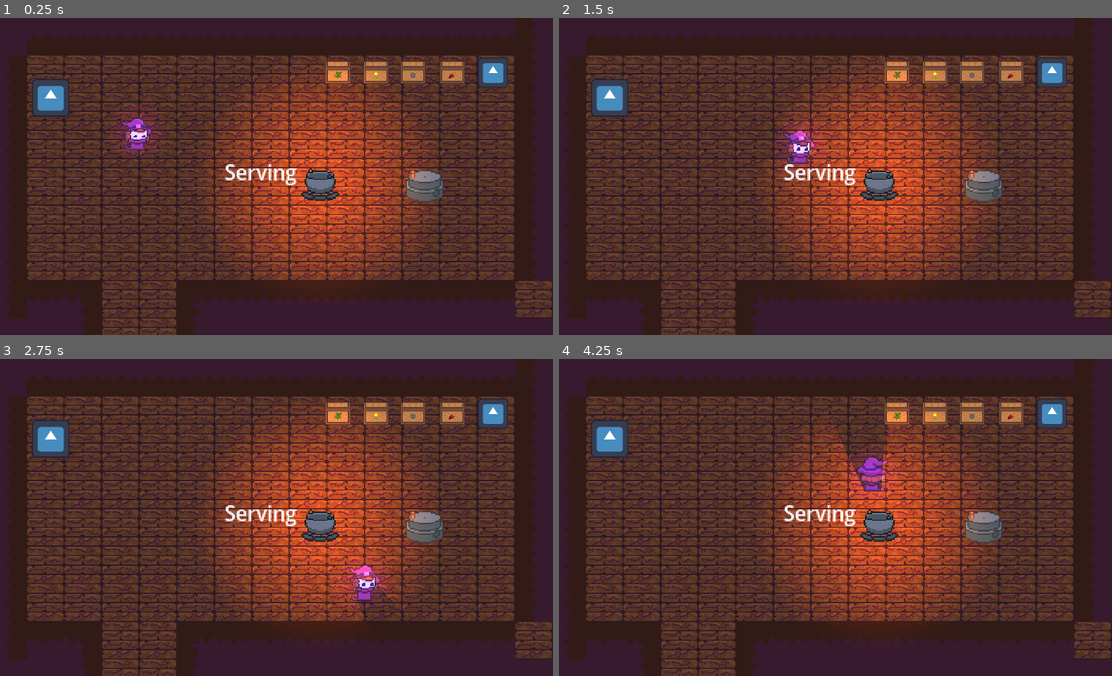
Above: before the commit, frames 1-4 (two rows, left to right).
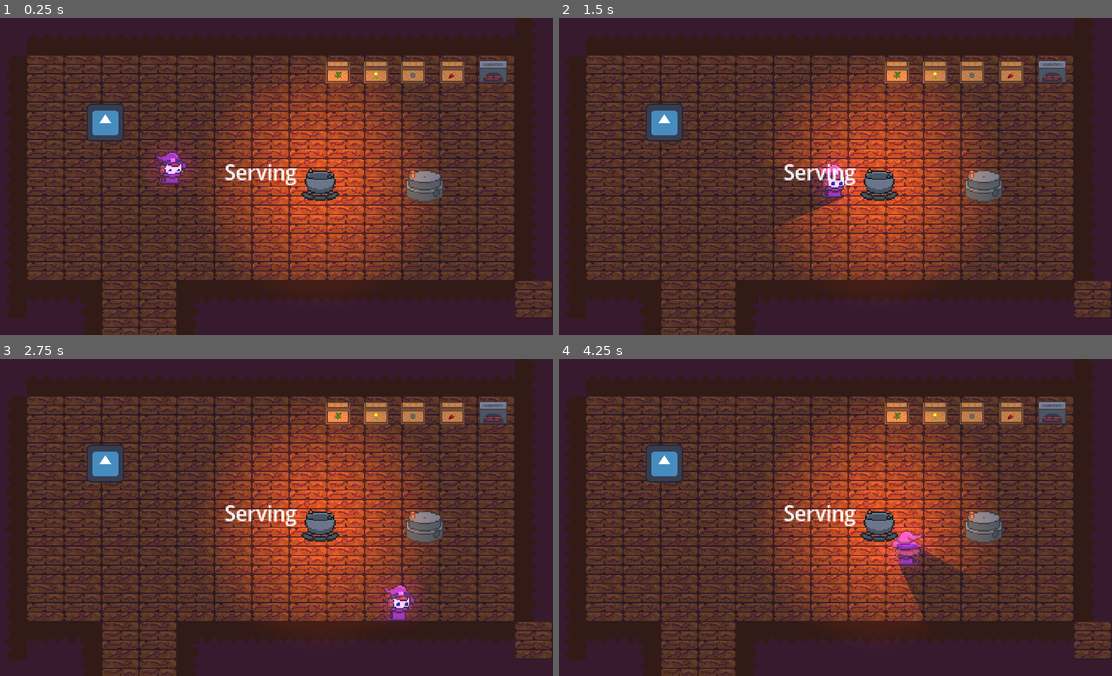
Above: after the commit, the same moments.

Repository: Yatagarasu163/apothecary-allergies
Game: Godot game, scene res://Assets/Scenes/testing_scene.tscn
Same seed, same stepped clock (60 frames per second), same inputs: the game is played once before the commit and once after it. The engine's default icon, where the game draws it, is replaced by a stand-in: a white triangle on a blue panel in a dark square.
Inputs:
- Up to frame 1 (0.25 s): no input
- Up to frame 2 (1.5 s): tap Enter at 0.5 s; hold D (WalkRight) 0.53-1.28 s; tap E (Add) at 0.6, 1.35 s; hold S (WalkDown) from 1.28 s (still down)
- Up to frame 3 (2.75 s): release S (WalkDown) at 2.03 s; hold D (WalkRight) from 2.03 s (still down); tap Space (Dash) at 2.1 s; tap E (Add) at 2.3 s
- Up to frame 4 (4.25 s): release D (WalkRight) at 2.78 s; hold W (WalkUp) 2.78-3.53 s; tap F (Interact) at 2.85 s; tap E (Add) at 3.05, 3.6 s; hold A (WalkLeft) from 3.53 s (still down)

The runs differ from the first frame. In frame 1, 2.9% of the frame differs, in the area x 5-92%, y 12-53%; in frame 2, 4.1%; in frame 3, 3.2%; in frame 4, 5.4%, in the area x 5-92%, y 12-83%.

Commit message:
Fixed rubbish sprite

Diff:
--- a/Assets/Prefabs/Stations/Recipe Book.tscn
+++ b/Assets/Prefabs/Stations/Recipe Book.tscn
@@ -46,13 +46,6 @@
 offset_right = 40.0
 offset_bottom = 40.0
 
-[node name="ColorRect" type="ColorRect" parent="RecipeBookUI" unique_id=1129352643]
-visible = false
-layout_mode = 0
-offset_right = 1921.0
-offset_bottom = 1081.0
-color = Color(0.31322798, 0.24463195, 0.1610401, 1)
-
 [node name="Label" type="Label" parent="RecipeBookUI" unique_id=1378001989]
 layout_mode = 0
 offset_left = 541.0
--- a/Assets/Prefabs/Stations/Rubbish.tscn
+++ b/Assets/Prefabs/Stations/Rubbish.tscn
@@ -1,7 +1,61 @@
 [gd_scene format=3 uid="uid://d2oj4bhdh1lim"]
 
 [ext_resource type="Script" uid="uid://sfvo1qoae553" path="res://Assets/Scripts/Stations/rubbish.gd" id="1_1w3i3"]
-[ext_resource type="Texture2D" uid="uid://c53wg8pq2wx7k" path="res://icon.svg" id="2_evh7b"]
+[ext_resource type="Texture2D" uid="uid://45yvapnk231r" path="res://Assets/Sprites/Sprite Sheets/PotionTools.png" id="2_1w3i3"]
+
+[sub_resource type="AtlasTexture" id="AtlasTexture_evh7b"]
+atlas = ExtResource("2_1w3i3")
+region = Rect2(32, 32, 32, 32)
+
+[sub_resource type="AtlasTexture" id="AtlasTexture_gxluw"]
+atlas = ExtResource("2_1w3i3")
+region = Rect2(64, 32, 32, 32)
+
+[sub_resource type="AtlasTexture" id="AtlasTexture_wes2s"]
+atlas = ExtResource("2_1w3i3")
+region = Rect2(96, 32, 32, 32)
+
+[sub_resource type="AtlasTexture" id="AtlasTexture_t1c1o"]
+atlas = ExtResource("2_1w3i3")
+region = Rect2(128, 32, 32, 32)
+
+[sub_resource type="AtlasTexture" id="AtlasTexture_qt86m"]
+atlas = ExtResource("2_1w3i3")
+region = Rect2(0, 32, 32, 32)
+
+[sub_resource type="SpriteFrames" id="SpriteFrames_ggkyn"]
+animations = [{
+"frames": [{
+"duration": 1.0,
+"texture": SubResource("AtlasTexture_evh7b")
+}, {
+"duration": 1.0,
+"texture": SubResource("AtlasTexture_evh7b")
+}, {
+"duration": 1.0,
+"texture": SubResource("AtlasTexture_gxluw")
+}, {
+"duration": 1.0,
+"texture": SubResource("AtlasTexture_gxluw")
+}, {
+"duration": 1.0,
+"texture": SubResource("AtlasTexture_wes2s")
+}, {
+"duration": 1.0,
+"texture": SubResource("AtlasTexture_t1c1o")
+}],
+"loop": true,
+"name": &"burning",
+"speed": 5.0
+}, {
+"frames": [{
+"duration": 1.0,
+"texture": SubResource("AtlasTexture_qt86m")
+}],
+"loop": true,
+"name": &"idle",
+"speed": 5.0
+}]
 
 [sub_resource type="RectangleShape2D" id="RectangleShape2D_kyw0i"]
 size = Vector2(75, 140.5)
@@ -13,8 +67,12 @@
 texture_filter = 5
 script = ExtResource("1_1w3i3")
 
-[node name="Rubbish Sprite" type="Sprite2D" parent="." unique_id=1471421336]
-texture = ExtResource("2_evh7b")
+[node name="Rubbish Sprite" type="AnimatedSprite2D" parent="." unique_id=2046360247]
+position = Vector2(0.125, 0.125)
+scale = Vector2(3.9921875, 3.9921875)
+sprite_frames = SubResource("SpriteFrames_ggkyn")
+animation = &"burning"
+frame_progress = 0.2670952
 
 [node name="Collision Detector" type="Area2D" parent="." unique_id=46704245]
 
--- a/Assets/Scenes/testing_scene.tscn
+++ b/Assets/Scenes/testing_scene.tscn
@@ -1,6 +1,6 @@
 [gd_scene format=4 uid="uid://coobctfje2xa4"]
 
-[ext_resource type="PackedScene" path="res://Assets/Prefabs/Player.tscn" id="1_k6s54"]
+[ext_resource type="PackedScene" uid="uid://d0alovu730j6u" path="res://Assets/Prefabs/player.tscn" id="1_eegtx"]
 [ext_resource type="Script" uid="uid://c47eytvl5xbe0" path="res://Assets/Scripts/roomCamTrigger.gd" id="2_7tmfp"]
 [ext_resource type="PackedScene" uid="uid://b40l382tqoc3" path="res://Assets/Prefabs/Stations/Pestle.tscn" id="4_oceud"]
 [ext_resource type="Texture2D" uid="uid://dt312itx5pv75" path="res://Assets/Sprites/Tileset/floor tile.png" id="5_4h7gu"]
@@ -32,7 +32,10 @@
 size = Vector2(129, 373.99994)
 
 [sub_resource type="RectangleShape2D" id="RectangleShape2D_7wy58"]
-size = Vector2(129, 1278)
+size = Vector2(10.125, 1025.5)
+
+[sub_resource type="RectangleShape2D" id="RectangleShape2D_vapop"]
+size = Vector2(61.25, 436.6875)
 
 [sub_resource type="RectangleShape2D" id="RectangleShape2D_7tmfp"]
 size = Vector2(21.333334, 1.7799988)
@@ -106,8 +109,8 @@
 
 [node name="Testing Scene" type="Node2D" unique_id=1542158696]
 
-[node name="Player" parent="." unique_id=1739173272 instance=ExtResource("1_k6s54")]
-position = Vector2(504, 389)
+[node name="Player" parent="." unique_id=2026092582 instance=ExtResource("1_eegtx")]
+position = Vector2(622, 505)
 
 [node name="Camera2D" parent="." unique_id=1833252064 instance=ExtResource("5_rpgfy")]
 
@@ -148,6 +151,16 @@
 position = Vector2(377, 1736)
 rotation = 1.5707964
 shape = SubResource("RectangleShape2D_7wy58")
+
+[node name="Wall8" type="CollisionShape2D" parent="Shop Layout/Walls" unique_id=152088251]
+position = Vector2(-395, 1090)
+rotation = 1.5707964
+shape = SubResource("RectangleShape2D_7wy58")
+
+[node name="Wall9" type="CollisionShape2D" parent="Shop Layout/Walls" unique_id=1363472109]
+position = Vector2(88, 876.65625)
+rotation = -3.1415925
+shape = SubResource("RectangleShape2D_vapop")
 
 [node name="Kitchen" type="Label" parent="Shop Layout" unique_id=1328294645]
 texture_filter = 5
@@ -234,7 +247,7 @@
 item_sprite = ExtResource("11_4odsj")
 
 [node name="Rubbish" parent="Shop Layout/Crates" unique_id=55351558 instance=ExtResource("5_mepfo")]
-position = Vector2(839, -145)
+position = Vector2(839, -158)
 scale = Vector2(0.795, 0.795)
 
 [node name="Pestle" parent="Shop Layout" unique_id=205812332 instance=ExtResource("4_oceud")]
@@ -245,7 +258,7 @@
 position = Vector2(1127, 560)
 
 [node name="RecipeBook" parent="Shop Layout" unique_id=1057398287 instance=ExtResource("10_35qsv")]
-position = Vector2(209, 272)
+position = Vector2(395, 356)
 
 [connection signal="body_entered" from="Shop Layout/ServingArea" to="Shop Layout/ServingArea" method="_on_body_entered"]
 [connection signal="body_entered" from="Shop Layout/KitchenArea" to="Shop Layout/KitchenArea" method="_on_body_entered"]
--- a/Assets/Scripts/Stations/rubbish.gd
+++ b/Assets/Scripts/Stations/rubbish.gd
@@ -2,6 +2,10 @@
 
 
 var is_player_inside: bool = false;
+@onready var anim: AnimatedSprite2D = $"Rubbish Sprite"
+
+func _ready() -> void:
+	anim.play("idle");
 
 # Called every frame. 'delta' is the elapsed time since the previous frame.
 func _process(_delta: float) -> void:
@@ -9,6 +13,9 @@
 		if Input.is_action_just_pressed("Add"):
 			GameManager.player_inventory = null;
 			GameManager.player_inventory_sprite = null;
+			anim.play("burning");
+			await get_tree().create_timer(2.0).timeout;
+			anim.play("idle");
 
 func body_entered(body: Node2D) -> void:
 	if body.is_in_group("Player"):
